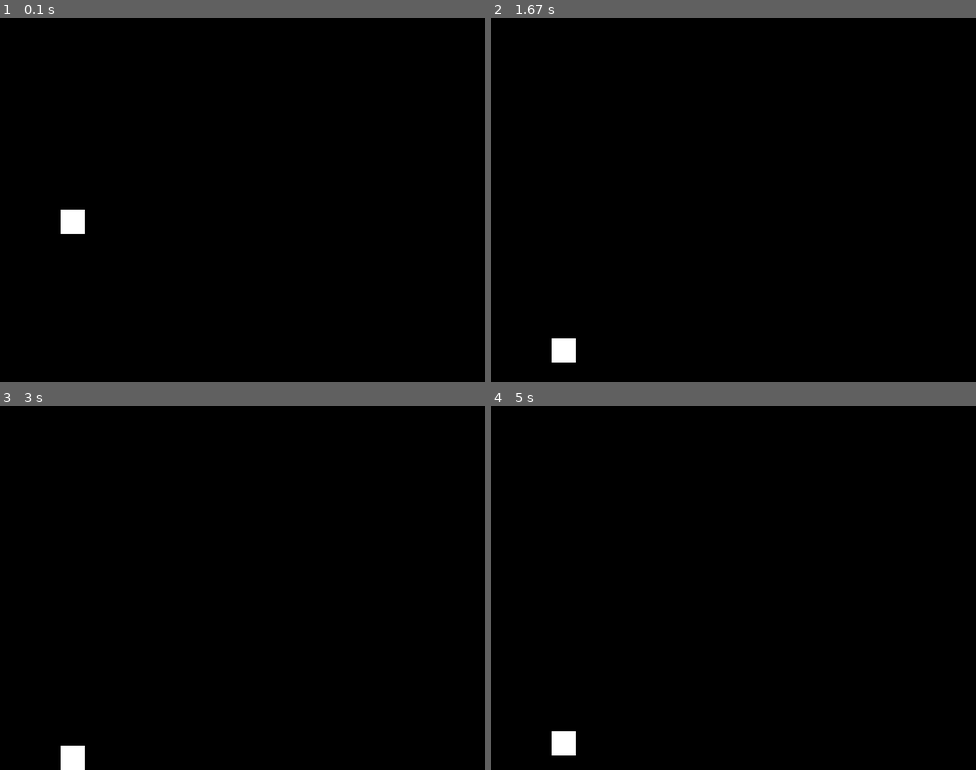
Above: before the commit, frames 1-4 (two rows, left to right).
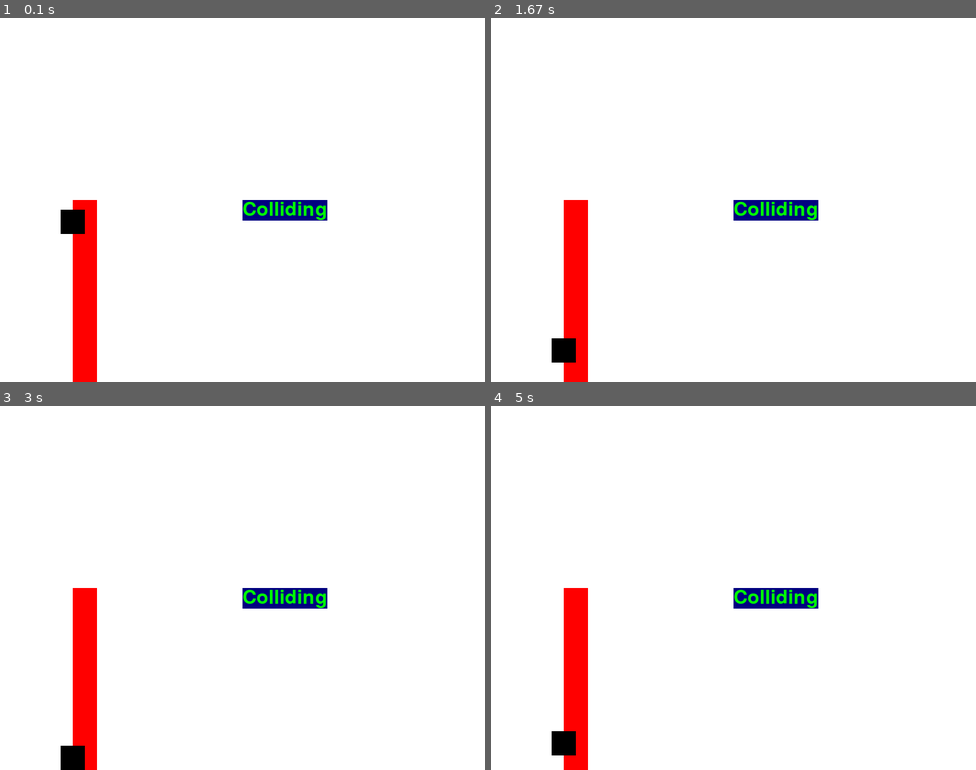
Above: after the commit, the same moments.

Repository: rodolfofrainer/pytorchPygameAI
Game: pygame game, started from main.py
Same seed, same stepped clock (60 frames per second), same inputs: the game is played once before the commit and once after it.
Inputs:
- Up to frame 1 (0.1 s): no input
- Up to frame 2 (1.67 s): tap Space at 0.33, 0.73, 1.03, 1.23, 1.57 s
- Up to frame 3 (3 s): tap Space at 1.87, 2.07, 2.37, 2.97 s
- Up to frame 4 (5 s): tap Space at 3.27, 3.4, 4.87 s

The runs differ from the first frame. In frame 1, 100% of the frame differs, in the area x 0-100%, y 0-100%; in frame 2, 100%; in frame 3, 100%; in frame 4, 100%.

Commit message:
partially created obstacle obj and colliding func

Diff:
--- a/main.py
+++ b/main.py
@@ -6,6 +6,7 @@
 RUNNING = True
 FPS = 144
 
+pygame.display.set_caption('Show Text')
 screen = pygame.display.set_mode((SCREEN_WIDTH, SCREEN_HEIGHT))
 clock = pygame.time.Clock()
 
@@ -13,28 +14,52 @@
 player_size = 50
 dt = 0
 
+font = pygame.font.Font('freesansbold.ttf', 32)
+text = font.render('Colliding', True, (0, 255, 0), (0, 0, 128))
+
 class Player:
-    def __init__(self, x,y, size) -> None:
+    def __init__(self, x,y, size):
         self.x = int(x)
         self.y = int(y)
         self.size = size
 
+class Obstacle:
+    def __init__(self, x, y, width, height):
+        self.x = int(x)
+        self.y = int(y)
+        self.width = width
+        self.height = height
+
+    def is_colliding(self, player):
+        if player.x + player.size > self.x and player.x < self.x + self.width:
+            if player.y + player.size > self.y and player.y < self.y + self.height:
+                return True
+        return False
+
 player = Player(SCREEN_WIDTH // 8, SCREEN_HEIGHT // 2, 40)
 
-obstacles = []
+obstacle = Obstacle(x = player.x+(player.size/2), y= player.y, width = player.size, height = SCREEN_HEIGHT)
 
 while RUNNING:
     for event in pygame.event.get():
         if event.type == pygame.QUIT:
             RUNNING = False
-    screen.fill((0, 0, 0))
+    screen.fill((255,255,255))
 
+    if obstacle.is_colliding(player):
+        screen.blit(text, (SCREEN_WIDTH // 2, SCREEN_HEIGHT // 2))
 
     keys = pygame.key.get_pressed()
-    pygame.draw.rect(screen, (255, 255, 255), (player.x, player.y, player.size, player.size))
+
+    #draws obstacle
+    pygame.draw.rect(screen, (255,0,0), (obstacle.x, obstacle.y, obstacle.width, obstacle.height))
+
+    #draws player
+    pygame.draw.rect(screen, (0,0,0), (player.x, player.y, player.size, player.size))
 
     #applies gravity to player
     player.y += gravity * dt
+
 
     #stops player from going off screen
     if player.y > SCREEN_HEIGHT - player.size:
@@ -49,7 +74,8 @@
         RUNNING = False
 
     #print player position [DEBUG]
-    print(player.x, player.y)
+    # print(player.x, player.y)
+
 
 
     pygame.display.flip()
